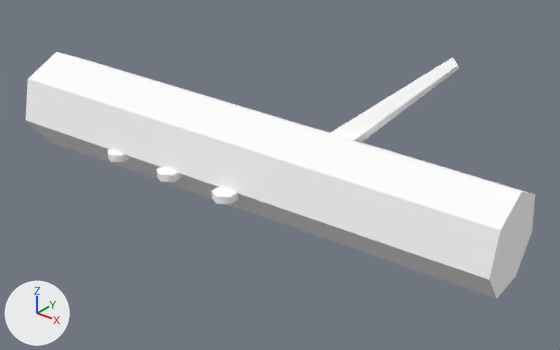
Renders of the Blender file art/env/log_fallen.blend from each side of a commit.
Both versions are drawn from a camera (50 mm lens) standing at (2.19, -2.43, 1.75) and looking at (0.16, 0.12, 0.18). Arrows for +X, +Y and +Z are at lower left; the lights stay in place. The older version comes first.

Names of what the first picture shows: 'Log'.
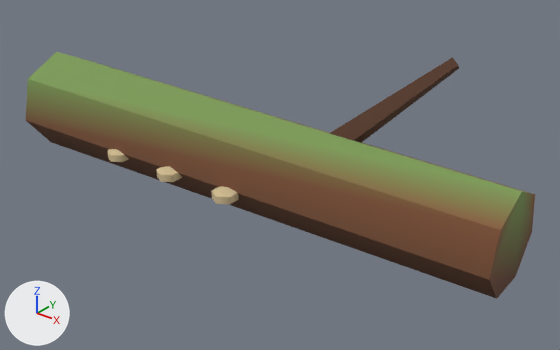
Edits to the bpy script that builds the scene:
```text
Change mat_vk_vcol:
    where n0 = _N.new('ShaderNodeBsdfPrincipled'); n0.name = 'Principled BSDF'
    remove n0.inputs[0].default_value = (1.0, 1.0, 1.0, 1.0)  # 'Base Color', white #ffffff
    add n2 = _N.new('ShaderNodeVertexColor'); n2.name = 'Color Attribute'
    add n2.layer_name = 'Color'
    add _L.new(n2.outputs[0], n0.inputs[0])  # 'Color' to 'Base Color'
Change me_log:
    where me_log.from_pydata(...)  # 64 vertices, 69 faces; spans x -1.31..1.31, y -0.26..0.52, z 0.03..0.77
    used by ob_log; location = (0.0, 0.0, 0.0)
    me_log part 1: 54 faces centred in x -0.65..0.15, y -0.25..-0.15, z 0.16..0.2 are repainted in the vertex colours; the middle colour goes from pale yellow #ece2ca to beige #d6c196
    me_log part 2: 15 faces centred in x -1.3..1.3, y -0.16..0.5, z 0.03..0.75 are repainted in the vertex colours; the middle colour goes from beige #a38670 to brown #5e3c29
```

Pixel boxes [x1, y1, x2, y2] of what changed, in the pictures (560 x 350 px):
'Log', recoloured (darker): [26, 52, 535, 299] in both
part 1 of me_log, recoloured: [107, 149, 239, 204] in both
part 2 of me_log, recoloured (darker): [26, 52, 535, 299] in both
